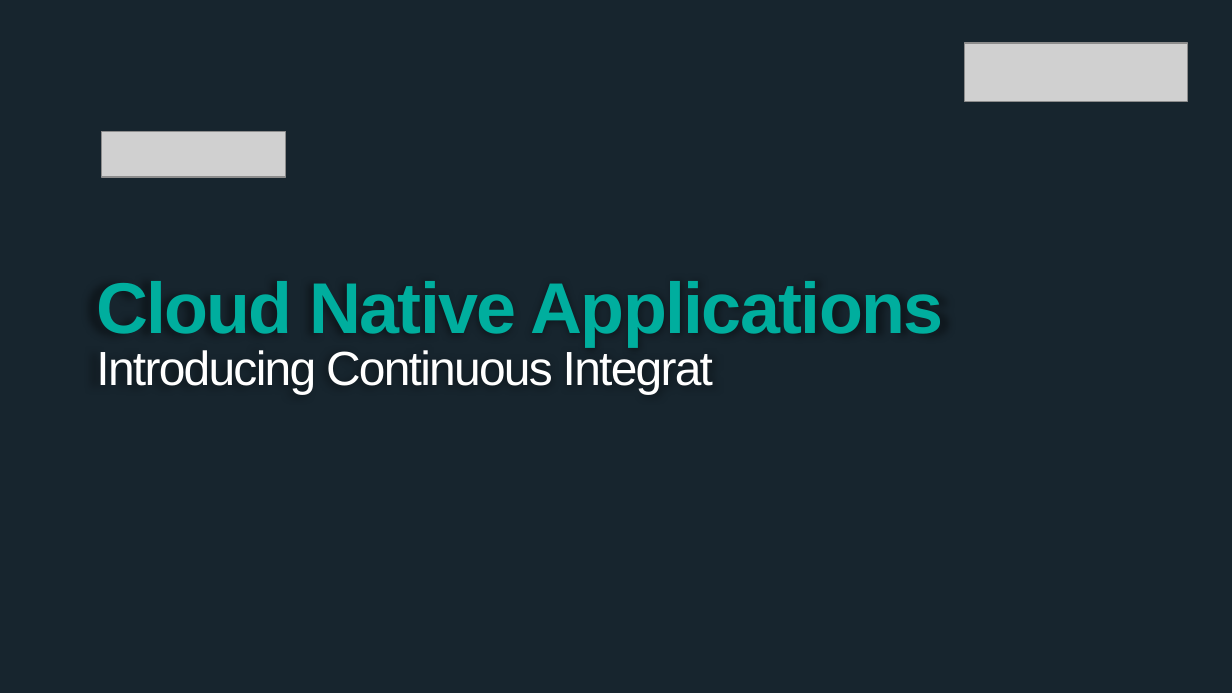
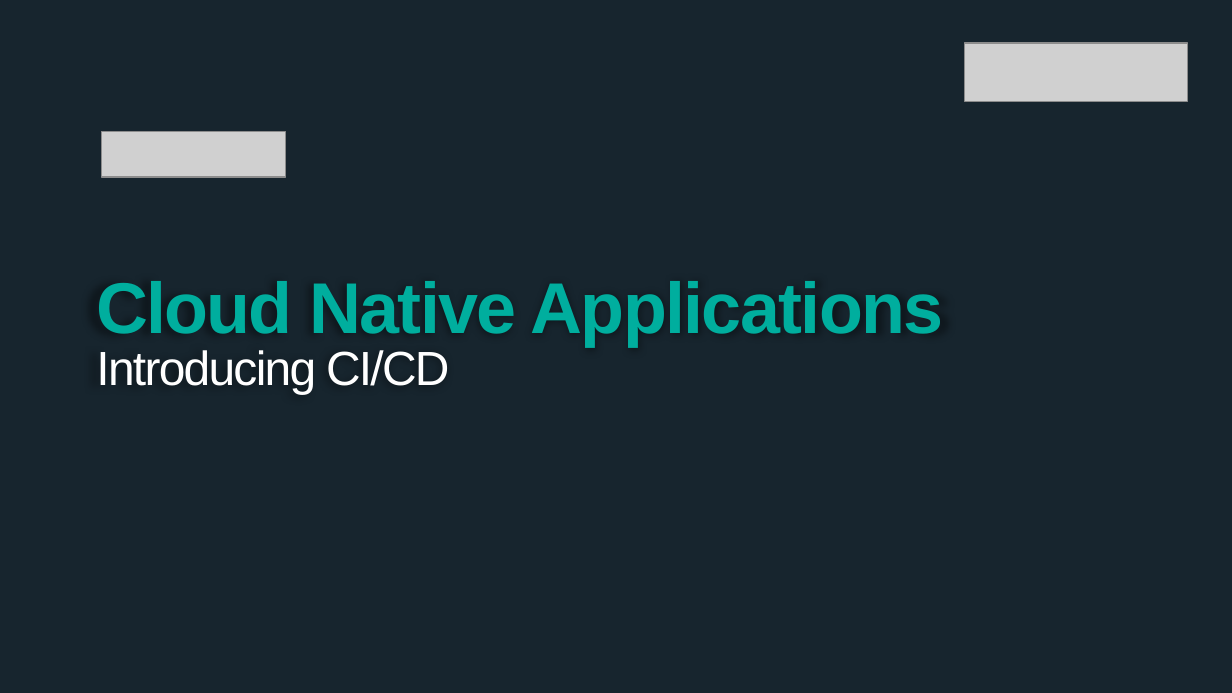
Before and after one commit to vmware-archive/devops-workshop, a slide deck: slide 1 of presentations/104 - Intro to CICD/Session_9_Intro_CICD.pptx. Drawn at 1232x693 pixels with LibreOffice and Linux fonts; fonts in the diff are those of the drawing; grey boxes stand for pictures; background and template pictures are left out. Boxes give left, top, right and bottom in pixels: in the first picture for what was removed or moved away, otherwise in the second. Text is boxed around its words. In the diff, an @@ line names an element or a change of style, - is before the commit and + after.

```diff
--- a/presentations/104 - Intro to CICD/Session_9_Intro_CICD.pptx
+++ b/presentations/104 - Intro to CICD/Session_9_Intro_CICD.pptx
@@ text at [96, 350, 449, 394]: text changed @@
-Introducing Continuous Integrat
+Introducing CI/CD
```
Also in this commit, not shown: 1 other slide changed, 1 slide added.
